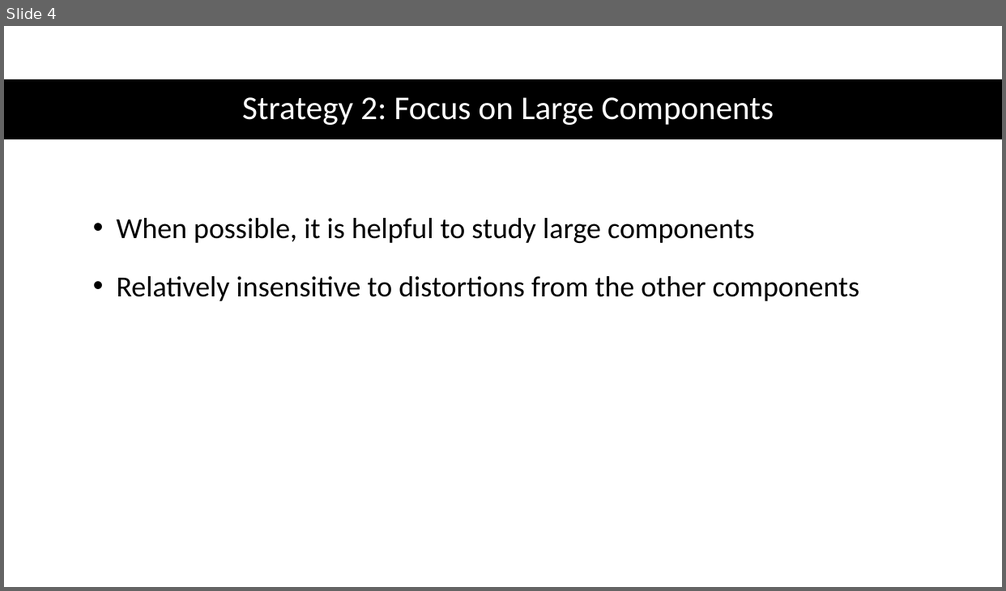
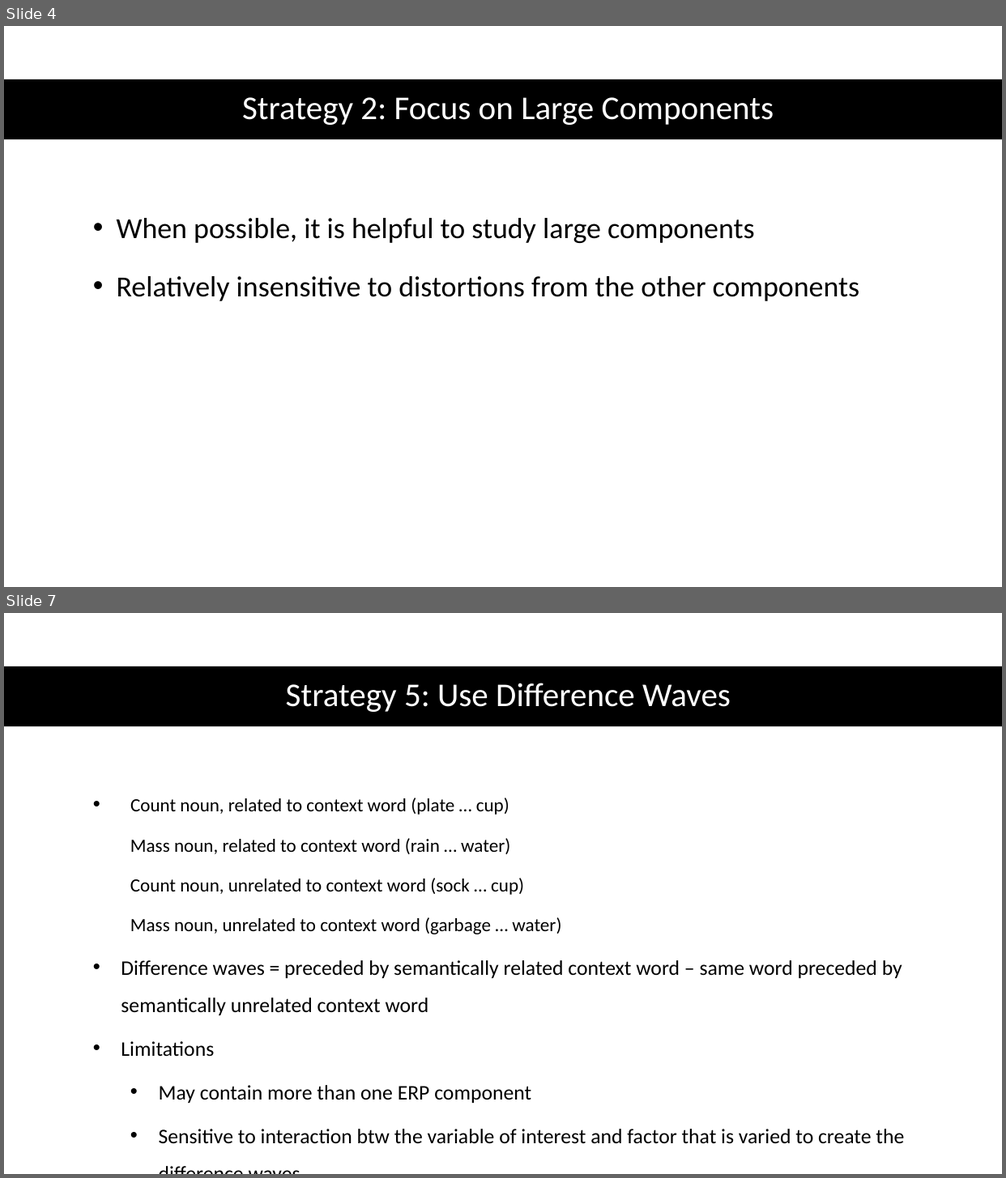
Before and after one commit to clararhee/summer-study, a slide deck: summer-study/EEG/ppt/Chapter4_part1.pptx. Shown one above the other, each under a label of ours: slide 4 before the commit, slides 4 and 7 after it; the slides between them are not shown. The pictures are 1006x591 and 1006x1178 pixels, drawn with LibreOffice and Linux fonts; fonts in the diff are those of the drawing. Boxes give left, top, right and bottom in pixels: in the first picture for what was removed or moved away, otherwise in the second. Text is boxed around its words. In the diff, an @@ line names an element or a change of style, - is before the commit and + after.

```diff
--- a/summer-study/EEG/ppt/Chapter4_part1.pptx
+++ b/summer-study/EEG/ppt/Chapter4_part1.pptx
@@ slide 7 added at [4, 613, 1002, 1174], background #FFFFFF @@
@@ rectangle added at [4, 666, 1002, 726], fill #000000 @@
@@ title added at [286, 683, 731, 712], 32 pt, text #FFFFFF @@
+Strategy 5: Use Difference Waves
@@ text added at [121, 798, 904, 1144], 20 pt, text #000000 @@
+• Count noun, related to context word (plate … cup)
+  Mass noun, related to context word (rain … water)
+  Count noun, unrelated to context word (sock … cup)
+  Mass noun, unrelated to context word (garbage … water)
+• Difference waves = preceded by semantically related context word – same word preceded by semantically unrelated context word
+• Limitations
+  • May contain more than one ERP component
+  • Sensitive to interaction btw the variable of interest and factor that is varied to create the difference waves
```
Also in this commit, not shown: 1 slide changed, 2 other slides added.
